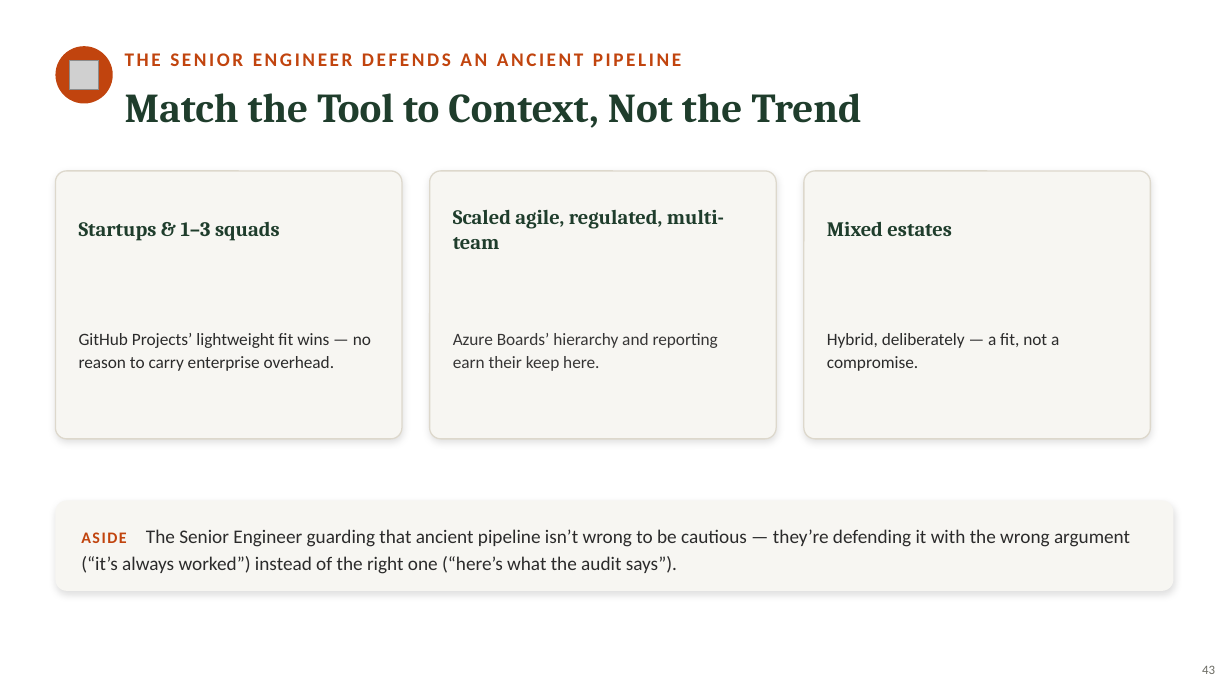
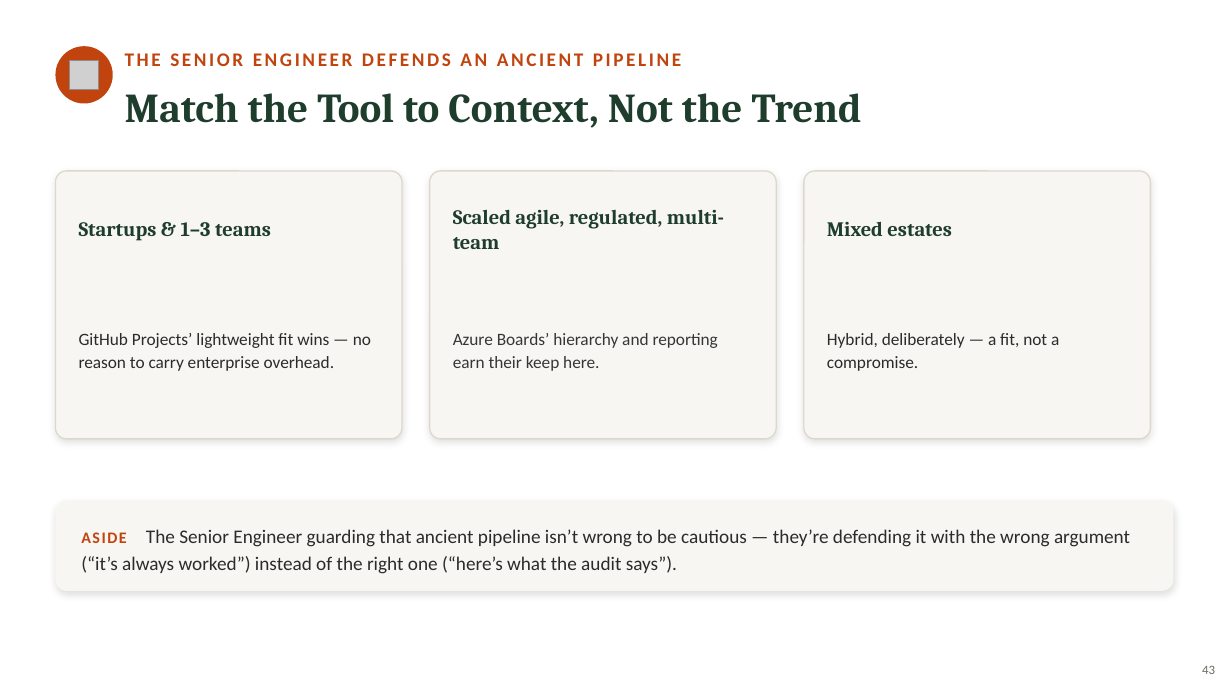
Before and after one commit to neumann1990/Azure_DevOps_To_GitHub, a slide deck: slide 43 of presentation/azure-devops-to-github-the-great-migration-FULL-DECK.pptx. Drawn at 1232x693 pixels with LibreOffice and Linux fonts; fonts in the diff are those of the drawing; grey boxes stand for pictures. Boxes give left, top, right and bottom in pixels: in the first picture for what was removed or moved away, otherwise in the second. Text is boxed around its words. In the diff, an @@ line names an element or a change of style, - is before the commit and + after.

```diff
--- a/presentation/azure-devops-to-github-the-great-migration-FULL-DECK.pptx
+++ b/presentation/azure-devops-to-github-the-great-migration-FULL-DECK.pptx
@@ text at (79,222,271,241): text changed @@
-Startups & 1–3 squads
+Startups & 1–3 teams
```
Also in this commit, not shown: 10 other slides changed.
